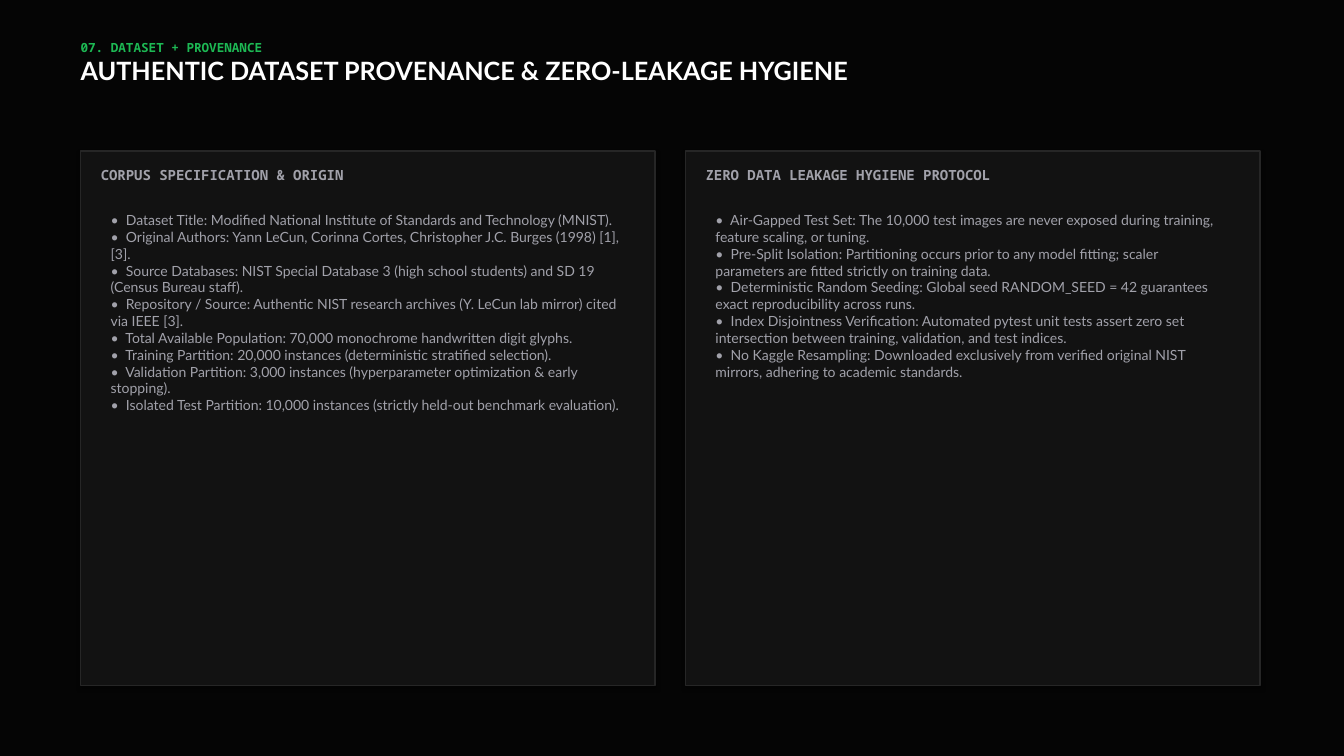
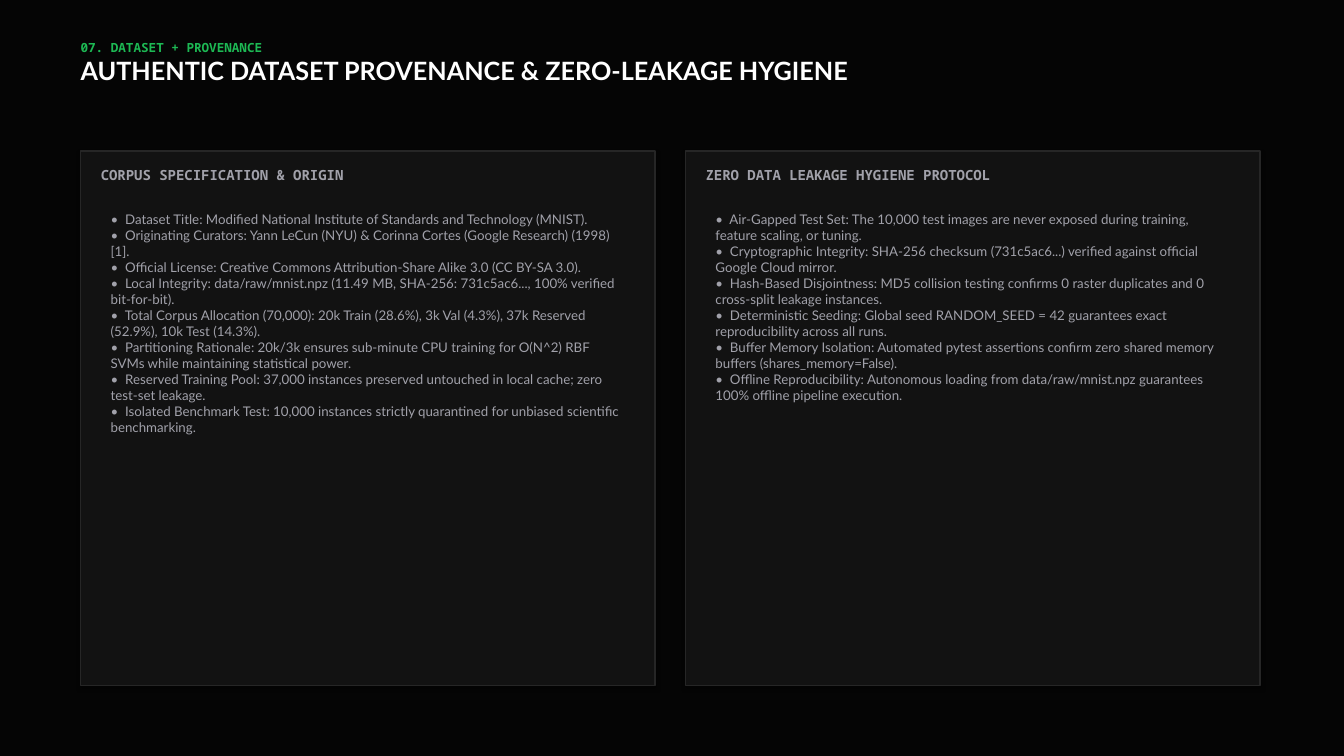
Before and after one commit to tejassxo/DigitVision_ML, a slide deck: slide 7 of src/presentation/DigitVision_AI_Presentation.pptx. Drawn at 1344x756 pixels with LibreOffice and Linux fonts; fonts in the diff are those of the drawing. Boxes give left, top, right and bottom in pixels: in the first picture for what was removed or moved away, otherwise in the second. Text is boxed around its words. In the diff, an @@ line names an element or a change of style, - is before the commit and + after.

Commit message:
feat: add MNIST dataset pipeline and presentation generation script

```diff
--- a/src/presentation/DigitVision_AI_Presentation.pptx
+++ b/src/presentation/DigitVision_AI_Presentation.pptx
@@ text at [111,230,619,435]: text changed; size 10 to 9.5 pt @@
-• Original Authors: Yann LeCun, Corinna Cortes, Christopher J.C. Burges (1998) [1], [3].
-• Source Databases: NIST Special Database 3 (high school students) and SD 19 (Census Bureau staff).
-• Repository / Source: Authentic NIST research archives (Y. LeCun lab mirror) cited via IEEE [3].
-• Total Available Population: 70,000 monochrome handwritten digit glyphs.
-• Training Partition: 20,000 instances (deterministic stratified selection).
-• Validation Partition: 3,000 instances (hyperparameter optimization & early stopping).
-• Isolated Test Partition: 10,000 instances (strictly held-out benchmark evaluation).
+• Originating Curators: Yann LeCun (NYU) & Corinna Cortes (Google Research) (1998) [1].
+• Official License: Creative Commons Attribution-Share Alike 3.0 (CC BY-SA 3.0).
+• Local Integrity: data/raw/mnist.npz (11.49 MB, SHA-256: 731c5ac6..., 100% verified bit-for-bit).
+• Total Corpus Allocation (70,000): 20k Train (28.6%), 3k Val (4.3%), 37k Reserved (52.9%), 10k Test (14.3%).
+• Partitioning Rationale: 20k/3k ensures sub-minute CPU training for O(N^2) RBF SVMs while maintaining statistical power.
+• Reserved Training Pool: 37,000 instances preserved untouched in local cache; zero test-set leakage.
+• Isolated Benchmark Test: 10,000 instances strictly quarantined for unbiased scientific benchmarking.
@@ text at [125,214,587,227]: size 10 to 9.5 pt in "• Dataset Title: Modified National Institute of ..." @@
@@ text at [715,214,1189,243]: size 10 to 9.5 pt in "• Air-Gapped Test Set: The 10,000 test ..." @@
@@ text at [715,246,1214,402]: text changed; size 10 to 9.5 pt @@
-• Pre-Split Isolation: Partitioning occurs prior to any model fitting; scaler parameters are fitted strictly on training data.
-• Deterministic Random Seeding: Global seed RANDOM_SEED = 42 guarantees exact reproducibility across runs.
-• Index Disjointness Verification: Automated pytest unit tests assert zero set intersection between training, validation, and test indices.
-• No Kaggle Resampling: Downloaded exclusively from verified original NIST mirrors, adhering to academic standards.
+• Cryptographic Integrity: SHA-256 checksum (731c5ac6...) verified against official Google Cloud mirror.
+• Hash-Based Disjointness: MD5 collision testing confirms 0 raster duplicates and 0 cross-split leakage instances.
+• Deterministic Seeding: Global seed RANDOM_SEED = 42 guarantees exact reproducibility across all runs.
+• Buffer Memory Isolation: Automated pytest assertions confirm zero shared memory buffers (shares_memory=False).
+• Offline Reproducibility: Autonomous loading from data/raw/mnist.npz guarantees 100% offline pipeline execution.
```
Also in this commit, not shown: 1 other slide changed, 6 other files.
